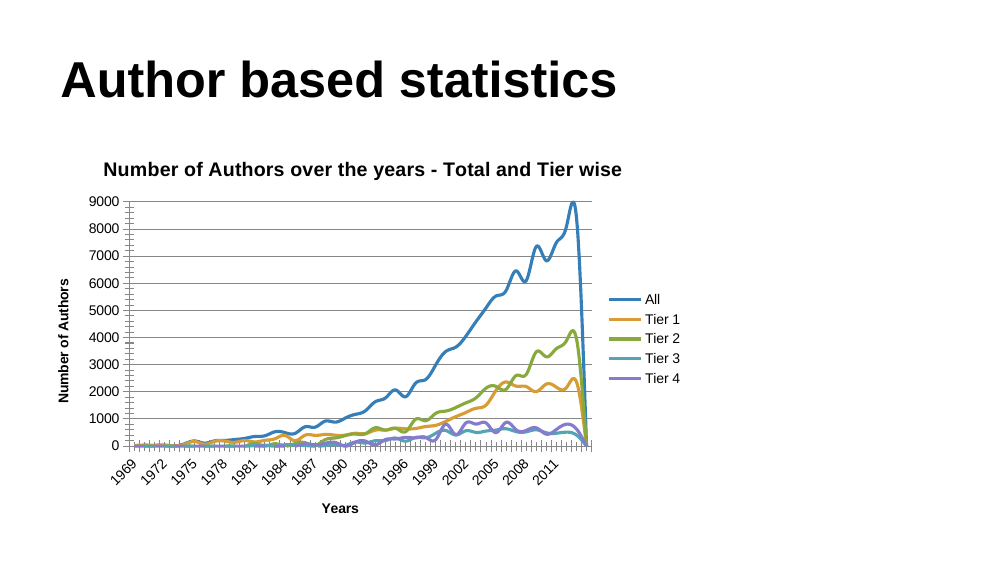
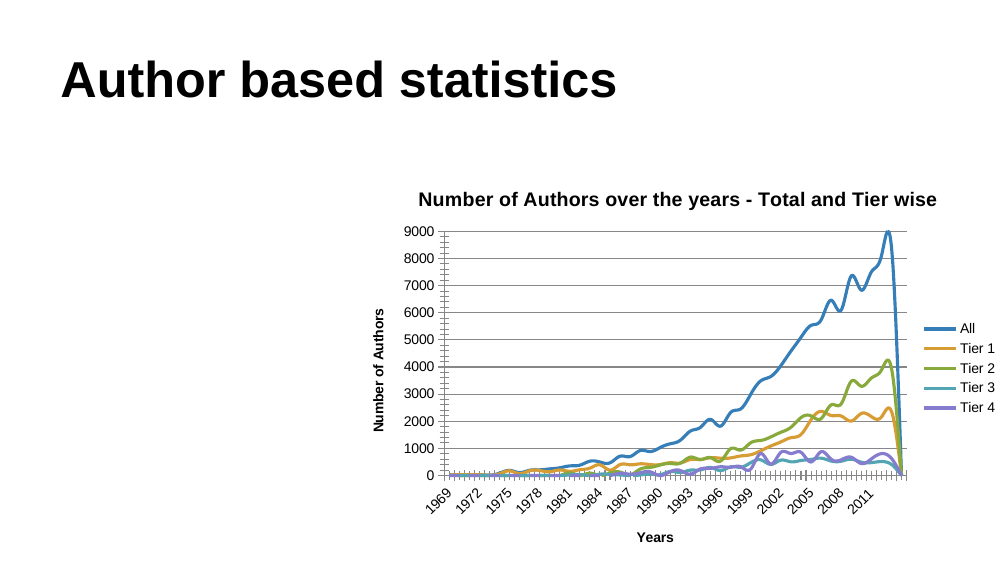
Before and after one commit to ag3859/RTBDProject, a slide deck: slide 12 of RTBD.pptx. Drawn at 1008x567 pixels with LibreOffice and Linux fonts; fonts in the diff are those of the drawing. Boxes give left, top, right and bottom in pixels: in the first picture for what was removed or moved away, otherwise in the second. Text is boxed around its words. In the diff, an @@ line names an element or a change of style, - is before the commit and + after.

```diff
--- a/RTBD.pptx
+++ b/RTBD.pptx
@@ line chart: place and size @@
-line chart at [33, 141, 692, 538]
+line chart at [349, 170, 1008, 567]
```
Also in this commit, not shown: 6 other slides changed, 1 slide added, 21 other files.
